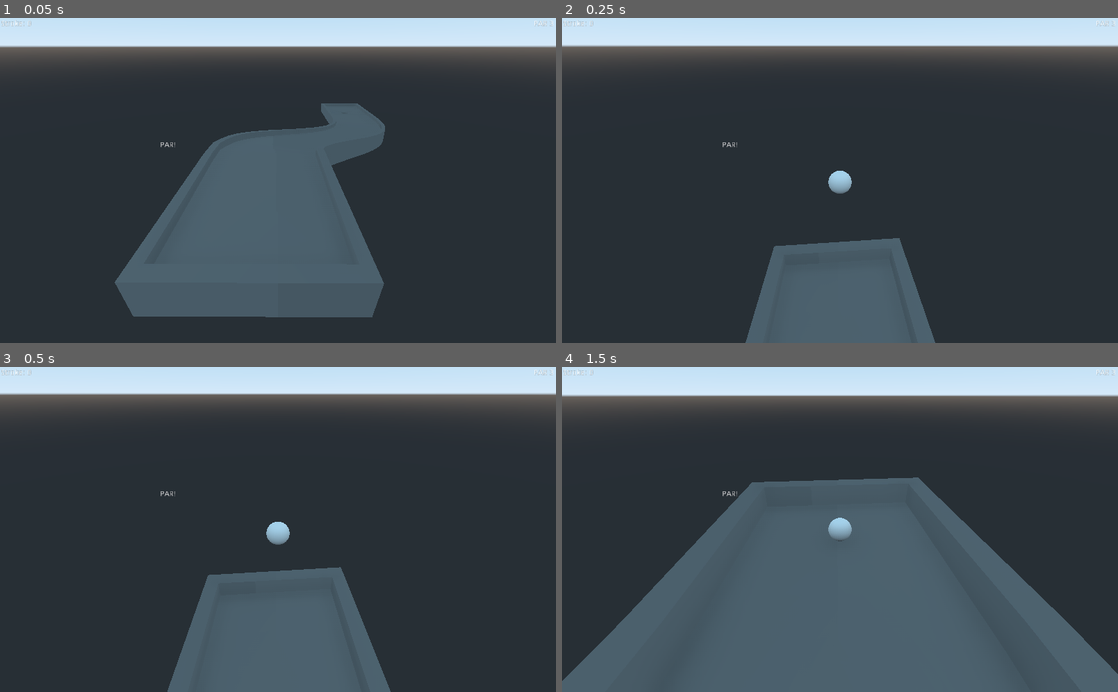
Above: before the commit, frames 1-4 (two rows, left to right).
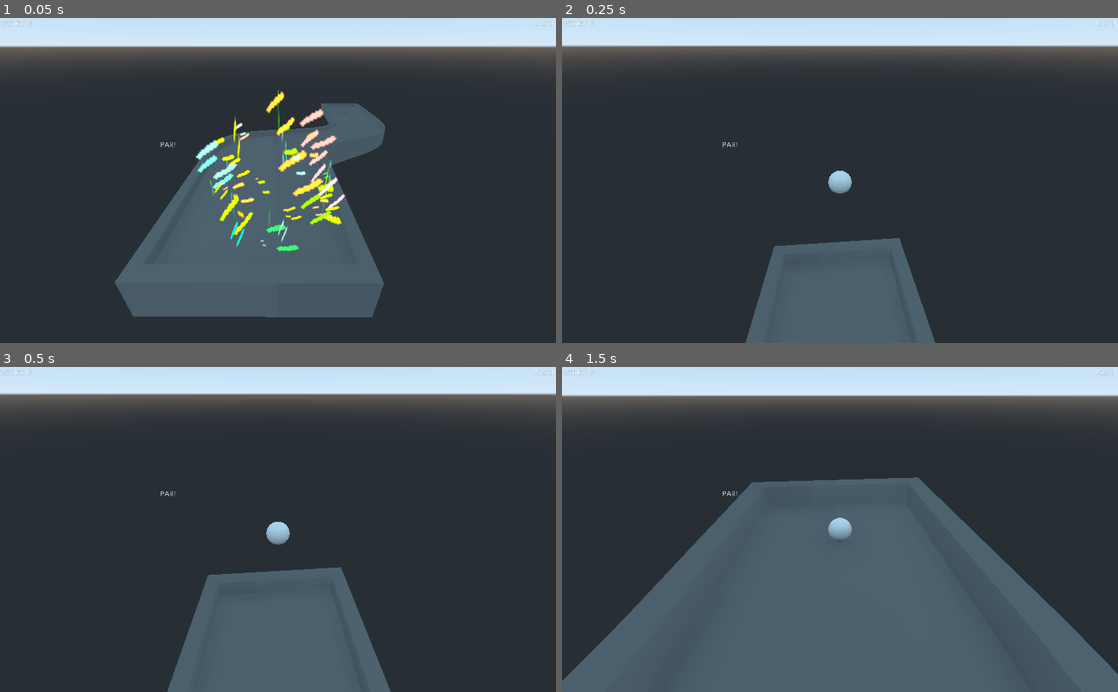
Above: after the commit, the same moments.

Repository: SlashScreen/golf
Game: Godot game, scene res://Levels/test_level.tscn
The game is run twice, just before and just after one commit, with the same random seed, the same clock (stepped at 60 frames per second) and the same inputs.
Inputs (mouse positions are in pixels of both pictures, inside the frame that each line leads up to):
- Up to frame 1 (0.05 s): no input
- Up to frame 2 (0.25 s): no input
- Up to frame 3 (0.5 s): no input
- Up to frame 4 (1.5 s): move the mouse to (962, 513) at 0.52 s; click (962, 513) at 0.67 s; move the mouse to (728, 545) at 1.27 s; click (728, 545) at 1.42 s

The runs differ from the first frame. In frame 1, 2.5% of the frame differs, in the area x 35-63%, y 22-72%; in frame 2, nothing differs; in frame 3, nothing differs; in frame 4, nothing differs.

Commit message:
added confetti and hooked to particles

Diff:
--- a/Objects/Confetti.tscn
+++ b/Objects/Confetti.tscn
@@ -1,24 +1,54 @@
-[gd_scene load_steps=4 format=2]
+[gd_scene load_steps=9 format=2]
+
+[ext_resource path="res://Scripts/Confetti.gd" type="Script" id=1]
+[ext_resource path="res://assets/graphics/confetti/confetti1.png" type="Texture" id=2]
+[ext_resource path="res://assets/graphics/confetti/confetti2.png" type="Texture" id=3]
+[ext_resource path="res://assets/graphics/confetti/confetti3.png" type="Texture" id=4]
 
 [sub_resource type="ParticlesMaterial" id=1]
 emission_shape = 1
 emission_sphere_radius = 1.0
+flag_rotate_y = true
+spread = 164.08
 initial_velocity = 2.0
 angular_velocity = 0.0
 radial_accel = 27.69
-scale_random = 0.98
+angle = 360.0
+angle_random = 1.0
+scale = 0.1
+scale_random = 1.0
 hue_variation = 1.0
-hue_variation_random = 0.93
+hue_variation_random = 1.0
+anim_offset = 1.0
+anim_offset_random = 1.0
+
+[sub_resource type="AnimatedTexture" id=4]
+flags = 23
+frames = 3
+fps = 18.8
+frame_0/texture = ExtResource( 2 )
+frame_1/texture = ExtResource( 3 )
+frame_1/delay_sec = 0.0
+frame_2/texture = ExtResource( 4 )
+frame_2/delay_sec = 0.0
 
 [sub_resource type="SpatialMaterial" id=2]
+flags_transparent = true
 flags_unshaded = true
 vertex_color_use_as_albedo = true
+albedo_texture = SubResource( 4 )
 
 [sub_resource type="QuadMesh" id=3]
 material = SubResource( 2 )
 
-[node name="Spatial" type="Spatial"]
+[node name="Confetti" type="Spatial"]
+script = ExtResource( 1 )
 
 [node name="Particles" type="Particles" parent="."]
+emitting = false
+amount = 100
+one_shot = true
+speed_scale = 3.71
+explosiveness = 1.0
 process_material = SubResource( 1 )
 draw_pass_1 = SubResource( 3 )
--- a/Objects/Golf_Ball_Obj.tscn
+++ b/Objects/Golf_Ball_Obj.tscn
@@ -1,31 +1,32 @@
-[gd_scene load_steps=9 format=2]
+[gd_scene load_steps=10 format=2]
 
 [ext_resource path="res://Scripts/Golf_Ball.gd" type="Script" id=1]
 [ext_resource path="res://assets/graphics/arrow.png" type="Texture" id=2]
 [ext_resource path="res://Scripts/Arrow.gd" type="Script" id=3]
 [ext_resource path="res://Misc/default_env.tres" type="Environment" id=4]
 [ext_resource path="res://Scripts/Golf_Camera.gd" type="Script" id=5]
+[ext_resource path="res://Objects/Confetti.tscn" type="PackedScene" id=6]
 
-[sub_resource type="PhysicsMaterial" id=3]
+[sub_resource type="PhysicsMaterial" id=1]
 
-[sub_resource type="SphereShape" id=1]
+[sub_resource type="SphereShape" id=2]
 radius = 0.2
 
-[sub_resource type="SphereMesh" id=2]
+[sub_resource type="SphereMesh" id=3]
 
 [node name="Golf_Ball_Obj" type="Spatial"]
 transform = Transform( 1.00089, 0, 0, 0, 1.00089, 0, 0, 0, 1.00089, 0, 0, 0 )
 
 [node name="Ball" type="RigidBody" parent="."]
-physics_material_override = SubResource( 3 )
+physics_material_override = SubResource( 1 )
 script = ExtResource( 1 )
 
 [node name="Spherecollider" type="CollisionShape" parent="Ball"]
-shape = SubResource( 1 )
+shape = SubResource( 2 )
 
 [node name="Ballmesh" type="MeshInstance" parent="Ball"]
 transform = Transform( 0.2, 0, 0, 0, 0.2, 0, 0, 0, 0.2, 0, 0, 0 )
-mesh = SubResource( 2 )
+mesh = SubResource( 3 )
 material/0 = null
 
 [node name="Arrow" type="Sprite3D" parent="Ball"]
@@ -39,3 +40,5 @@
 transform = Transform( 0.999111, 0, 0, 0, 0.999111, 0, 0, 0, 0.999111, 0, 1.95166, 3.15376 )
 environment = ExtResource( 4 )
 script = ExtResource( 5 )
+
+[node name="Confetti" parent="." instance=ExtResource( 6 )]
--- /dev/null
+++ b/Scripts/Confetti.gd
@@ -0,0 +1,7 @@
+extends Spatial
+
+func _ready():
+	get_tree().get_root().get_node("Signal_Router").connect("on_won",self,"_won")
+
+func _won():
+	get_node("Particles").restart()
Binary file added: assets/graphics/confetti/confetti1.png
Not shown, added: assets/graphics/confetti/confetti1.png.import
Binary file added: assets/graphics/confetti/confetti2.png
Not shown, added: assets/graphics/confetti/confetti2.png.import
Binary file added: assets/graphics/confetti/confetti3.png
Not shown, added: assets/graphics/confetti/confetti3.png.import
